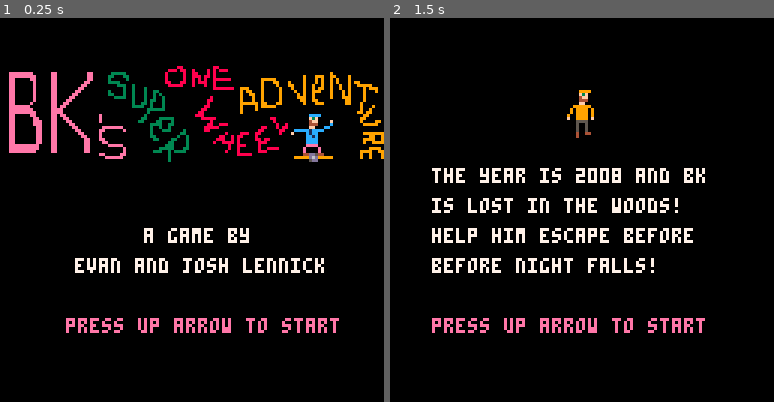
Above: before the commit, frames 1-2 (left to right).
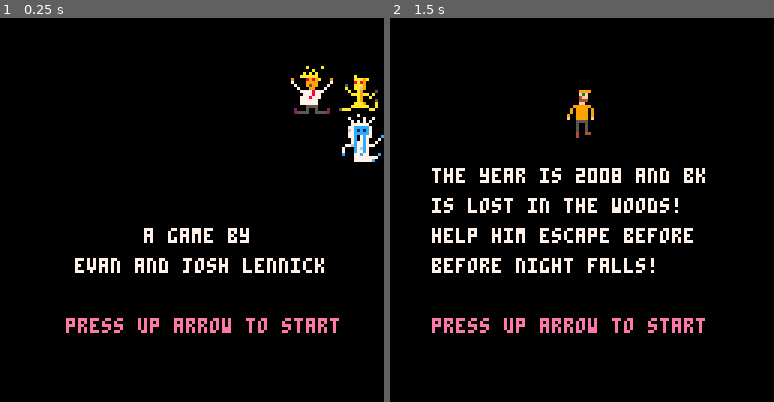
Above: after the commit, the same moments.

Repository: elennick/bksowa
Game: PICO-8 cartridge bksowa.p8
The game is run twice, just before and just after one commit, with the same random seed, the same clock (stepped at 60 frames per second) and the same inputs.
Inputs:
- Up to frame 1 (0.25 s): no input
- Up to frame 2 (1.5 s): tap X (X key) at 0.33, 1.07 s; tap O (Z key) at 0.7 s

The runs differ from the first frame. In frame 1, 6.3% of the frame differs, in the area x 2-100%, y 12-38%; in frame 2, nothing differs.

Commit message:
added death sprites for enemies

Diff:
--- a/bksowa.p8
+++ b/bksowa.p8
@@ -31,6 +31,7 @@
   l[1].psprites[3] = 68
   l[1].asprite = 102
   l[1].esprite = 96
+  l[1].desprite = 206
   l[2] = {}
   l[2].y = 128
   l[2].pstarty = 192
@@ -40,6 +41,7 @@
   l[2].psprites[3] = 74
   l[2].asprite = 104
   l[2].esprite = 98
+  l[2].desprite = 238
   l[3] = {}
   l[3].psprites = {}
   l[3].y = 256
@@ -49,6 +51,7 @@
   l[3].psprites[3] = 110
   l[3].asprite = 106
   l[3].esprite = 100
+  l[3].desprite = 204
 
   startgame()
 end
@@ -191,7 +194,7 @@
 
 		  for i=1, rawlen(enemies) do
 		  		local e = enemies[i]
-		  		if enemies.lj > enemies.jumprate then
+		  		if enemies.lj > enemies.jumprate and e.dead == false then
 		  		  e.vy = -10
 		  		elseif grounded(e) then
 		  		  e.vy = 0
@@ -293,6 +296,8 @@
        if e.dead == false then
          e.vy += 0.55
          spr(l[cl].esprite, e.x, e.y, 2, 2)
+       else
+         spr(l[cl].desprite, e.x, e.y, 2, 2)
        end
      end
 
@@ -701,7 +706,7 @@
 
 __gff__
 0000010101010100000000000000000000000101010101000000000000000000000001010101000000000000000000000000010101010100000000000000000100000000000000000000000000000000000000000000000000000000000000000202000002020000000000000000000002020000020200000000000000000000
-0000000000000000000000000000000000000000000000000000000000000000000000000000000000000000000000000000000000000000000000000000000000000000000000000000000000000000000000000000000000000000000000000000000000000000000000000000000000000000000000000000000000000000
+0000000000000000000000000000000000000000000000000000000000000000000000000000000000000000000000000000000000000000000000000000000000000000000000000000000002020202000000000000000000000000020202020000000000000000000000000000000000000000000000000000000000000000
 __map__
 0000000000000000000000000000000000000000000000000000000000000000000000000000000000000000000000000000000000000000000000000000000000000000000000000000000000000000000000000000000000000000000000000000000000000000000000000000000000000000000000000000000000000000
 000000000000000000000000000000000000000000000708090a0000000000000000000000000000000000000000000000000000000000000000000000000000000000000000000000000000000000000b0c00000000000000000000000000000000000000000000000000000000000000000000000000000000000000000000
Not shown, changed: 32 lines of the sprite sheet (__gfx__) section of bksowa.p8
